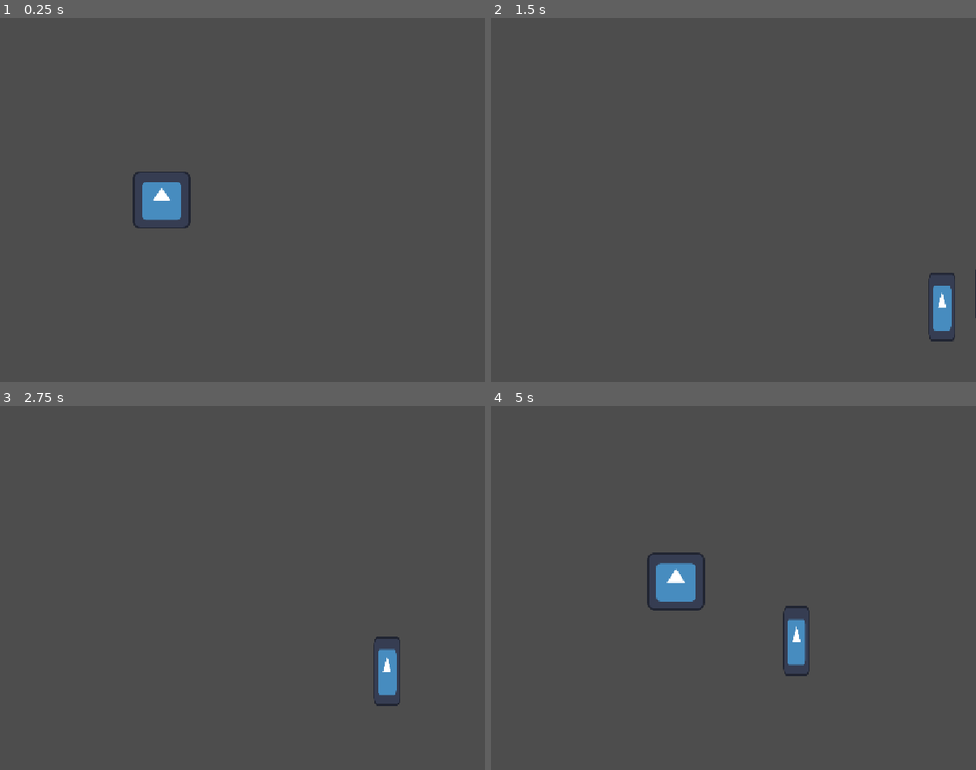
Above: before the commit, frames 1-4 (two rows, left to right).
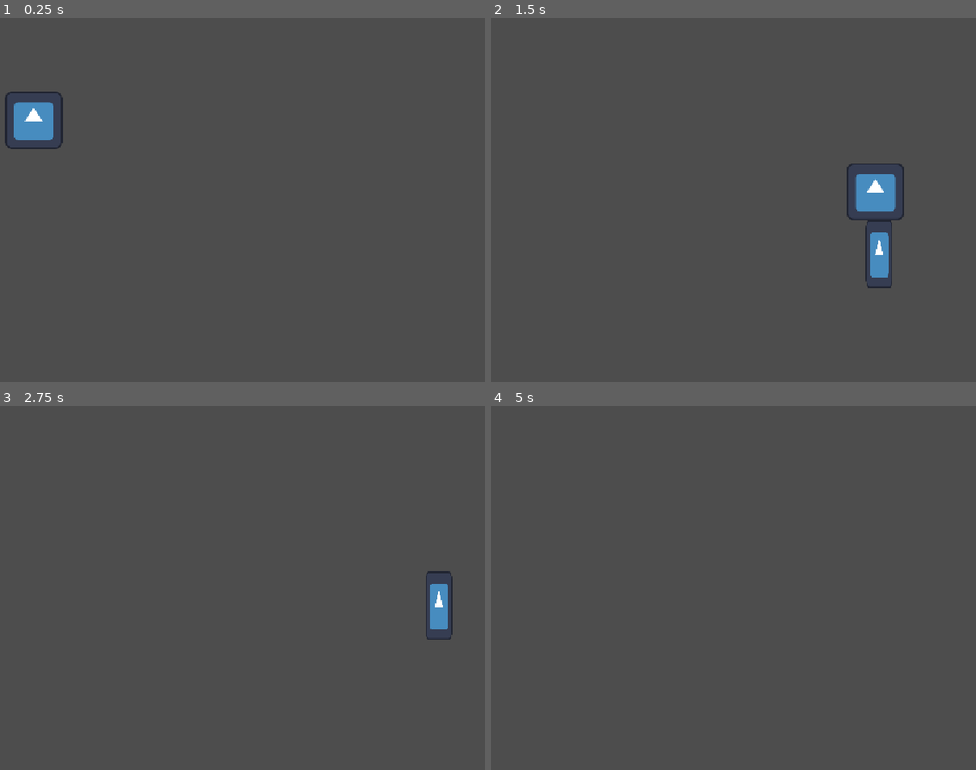
Above: after the commit, the same moments.

Repository: KxtR-27/CS414_SaveTheIdiot
Game: Godot game, scene res://main.tscn
The game is run twice, just before and just after one commit, with the same random seed, the same clock (stepped at 60 frames per second) and the same inputs. The engine's default icon, where the game draws it, is replaced by a stand-in: a white triangle on a blue panel in a dark square.
Inputs:
- Up to frame 1 (0.25 s): no input
- Up to frame 2 (1.5 s): hold D (right) 0.53-1.28 s; tap Q (ability1) at 0.6 s; hold S (down) from 1.28 s (still down); tap E (ability2) at 1.35 s
- Up to frame 3 (2.75 s): release S (down) at 2.03 s; hold D (right) from 2.03 s (still down); tap Q (ability1) at 2.1 s
- Up to frame 4 (5 s): release D (right) at 2.78 s; hold W (up) 2.78-3.53 s; tap E (ability2) at 2.85, 4.35 s; hold A (left) from 3.53 s (still down); tap Q (ability1) at 3.6 s

The runs differ from the first frame. In frame 1, 2.1% of the frame differs, in the area x 1-40%, y 20-58%; in frame 2, 2.3%, in the area x 73-100%, y 40-89%; in frame 3, 1.2%; in frame 4, 1.8%.

Commit message:
Adjust targeting mechanism
Check whether body is in group "targets" and whether target is already established before setting enemy target.

Diff:
--- a/godot/base_enemy.gd
+++ b/godot/base_enemy.gd
@@ -21,7 +21,6 @@
 		move_towards_point(target.position, delta)
 	else:
 		move_towards_point(center, delta)
-
 	pass
 
 func move_towards_point(point : Variant, delta: float) -> void:
@@ -29,7 +28,8 @@
 	self.position += dir_to_target * delta * speed
 
 func _on_area_2d_body_entered(body: Node2D) -> void:
-	if (body == CharacterBody2D):
+	if (body.is_in_group("targets") && !target):
+		print('wow')
 		target = body
 		curr_state = State.TARGETING
 	pass # Replace with function body.
--- a/godot/main.tscn
+++ b/godot/main.tscn
@@ -9,7 +9,8 @@
 
 [node name="Node2D" type="Node2D" unique_id=218919239]
 
-[node name="PlayerCharacter" type="CharacterBody2D" parent="." unique_id=1331257748]
+[node name="PlayerCharacter" type="CharacterBody2D" parent="." unique_id=1331257748 groups=["targets"]]
+position = Vector2(-228, -142)
 script = ExtResource("1_0xm2m")
 
 [node name="Sprite2D" type="Sprite2D" parent="PlayerCharacter" unique_id=885468083]
@@ -25,10 +26,9 @@
 [node name="Ability2Cooldown" type="Timer" parent="PlayerCharacter" unique_id=1410557548]
 one_shot = true
 
-[node name="BaseEnemy" parent="." unique_id=1599695685 node_paths=PackedStringArray("target") instance=ExtResource("3_h2yge")]
+[node name="BaseEnemy" parent="." unique_id=1599695685 instance=ExtResource("3_h2yge")]
 position = Vector2(695, 257)
-target = NodePath("../PlayerCharacter")
-speed = 0.2
+speed = 0.5
 
 [node name="Camera2D" type="Camera2D" parent="." unique_id=964846865]
 
--- a/godot/project.godot
+++ b/godot/project.godot
@@ -27,6 +27,10 @@
 
 window/stretch/mode="canvas_items"
 window/stretch/aspect="expand"
+
+[global_group]
+
+targets=""
 
 [input]
 
